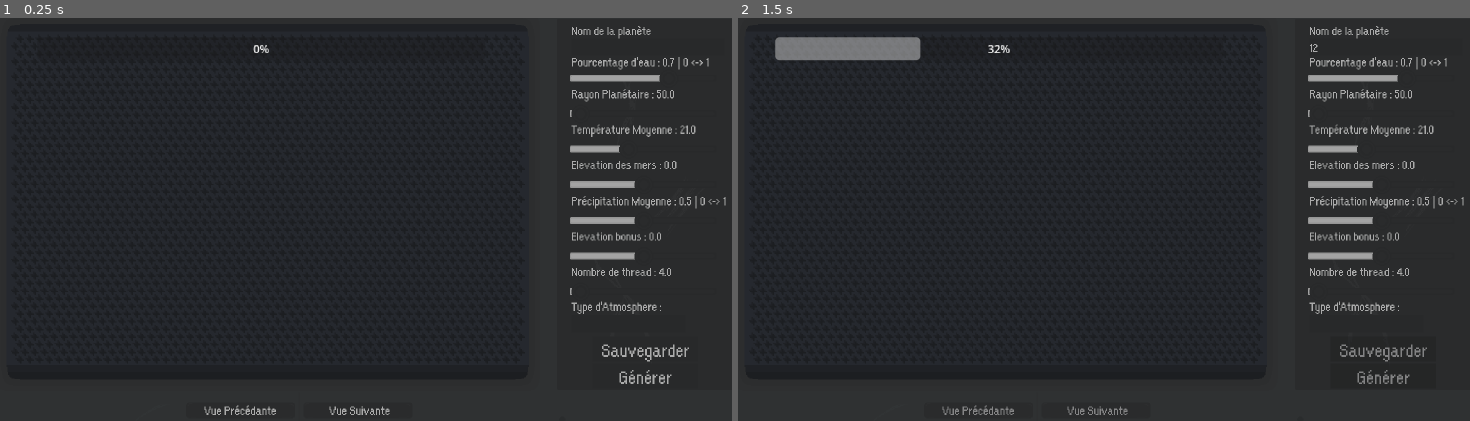
Above: before the commit, frames 1-2 (left to right).
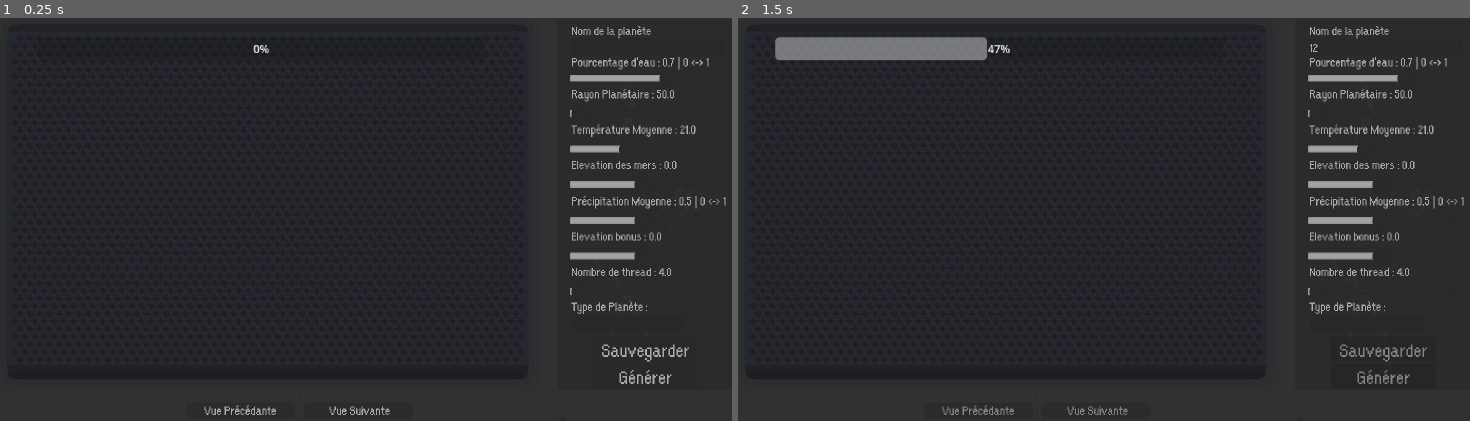
Above: after the commit, the same moments.

Repository: Jujedie/PlanetGenerator
Game: Godot game, scene res://data/scn/master.tscn
Two runs of this game, one before a commit and one after it. Both use one fixed random seed, a clock stepped at 60 frames per second and the inputs below.
Inputs (mouse positions are in pixels of both pictures, inside the frame that each line leads up to):
- Up to frame 1 (0.25 s): no input
- Up to frame 2 (1.5 s): click (1389, 46) at 0.52 s; type "12" at 0.6 s; click "Générer" at 1.25 s

The runs differ from the first frame. In frame 1, 0.1% of the frame differs, in the area x 82-91%, y 70-74%; in frame 2, 0.7%, in the area x 24-91%, y 4-74%.

Commit message:
Renommage de "typeAtmosphere" en "typePlanete" dans master.tscn et mise à jour des références dans le code. Ajout de la gestion du type de planète dans Biome.gd et master.gd. Suppression des fichiers d'images inutilisés.

Diff:
--- a/data/scn/master.tscn
+++ b/data/scn/master.tscn
@@ -343,34 +343,36 @@
 text = "Vue Précédante"
 flat = true
 
-[node name="typeAtmosphere" type="Node2D" parent="Node2D/Control"]
+[node name="typePlanete" type="Node2D" parent="Node2D/Control"]
 position = Vector2(912, 388.172)
 scale = Vector2(0.02, 0.02)
 metadata/_edit_lock_ = true
 
-[node name="ItemList" type="OptionButton" parent="Node2D/Control/typeAtmosphere"]
+[node name="ItemList" type="OptionButton" parent="Node2D/Control/typePlanete"]
 offset_right = 8205.0
 offset_bottom = 1257.0
 theme_override_styles/normal = ExtResource("4_i0hn2")
-item_count = 4
-popup/item_0/text = "NORMAL ATMOSPHERE"
+item_count = 5
+popup/item_0/text = "Habitable"
 popup/item_0/id = 0
-popup/item_1/text = "TOXIC ATMOSPHERE"
+popup/item_1/text = "Toxique"
 popup/item_1/id = 1
-popup/item_2/text = "ANOXIC ATMOSPHERE"
+popup/item_2/text = "Volcanique"
 popup/item_2/id = 2
-popup/item_3/text = "NO ATMOSPHERE"
-popup/item_3/id = 3
+popup/item_3/text = "Morte"
+popup/item_3/id = 4
+popup/item_4/text = "Sans Atmosphère"
+popup/item_4/id = 3
 metadata/_edit_use_anchors_ = true
 
-[node name="Label" type="Label" parent="Node2D/Control/typeAtmosphere"]
+[node name="Label" type="Label" parent="Node2D/Control/typePlanete"]
 offset_left = 3.9987
 offset_top = -1280.5
 offset_right = 8174.0
 offset_bottom = -80.5012
 theme = ExtResource("5_e2i44")
 theme_override_colors/font_color = Color(0.67069, 0.67069, 0.67069, 1)
-text = "Type d'Atmosphere :"
+text = "Type de Planète :"
 metadata/_edit_use_anchors_ = true
 metadata/_edit_lock_ = true
 
--- a/src/Biome.gd
+++ b/src/Biome.gd
@@ -12,8 +12,9 @@
 var interval_precipitation: Array[float]
 var interval_elevation    : Array[int]
 var water_need			  : bool
+var type_planete          : Array
 
-func _init(nom_param: String, couleur_param: Color, couleur_vegetation_param: Color, interval_temp_param: Array[int], interval_precipitation_param: Array[float], interval_elevation_param: Array[int], water_need_param: bool):
+func _init(nom_param: String, couleur_param: Color, couleur_vegetation_param: Color, interval_temp_param: Array[int], interval_precipitation_param: Array[float], interval_elevation_param: Array[int], water_need_param: bool, type_planete_param: Array = [0]):
 	self.nom     = nom_param
 	self.couleur = couleur_param
 	self.couleur_vegetation = couleur_vegetation_param
@@ -22,6 +23,7 @@
 	self.interval_precipitation = interval_precipitation_param
 	self.interval_elevation     = interval_elevation_param
 	self.water_need             = water_need_param
+	self.type_planete           = type_planete_param
 
 func get_interval_elevation() ->  Array[int]:
 	return self.interval_elevation
@@ -37,6 +39,8 @@
 	return self.couleur
 func get_couleur_vegetation() -> Color:
 	return self.couleur_vegetation
+func get_type_planete() -> Array:
+	return self.type_planete
 
 func set_interval_elevation(interval_elevation: Array[int]):
 	self.interval_elevation = interval_elevation
@@ -52,3 +56,5 @@
 	self.couleur = couleur
 func set_couleur_vegetation(couleur_vegetation: Color):
 	self.couleur_vegetation = couleur_vegetation
+func set_type_planete(type_planete: Array):
+	self.type_planete = type_planete
--- a/src/master.gd
+++ b/src/master.gd
@@ -96,18 +96,18 @@
 	print("\nElevation bonus : "+str(sldElevation.value))
 	var sldThread = $Node2D/Control/sldThread
 	print("\nNombre de thread : "+str(sldThread.value))
-	var typeAtmosphere = $Node2D/Control/typeAtmosphere/ItemList
-	print("\nType d'atmosphère : "+typeAtmosphere.get_item_text(typeAtmosphere.get_selected_id()))
+	var typePlanete = $Node2D/Control/typePlanete/ItemList
+	print("\nType d'atmosphère : "+typePlanete.get_item_text(typePlanete.get_selected_id()))
 
-	if typeAtmosphere.get_selected_id() == -1:
-		typeAtmosphere.select(0)
+	if typePlanete.get_selected_id() == -1:
+		typePlanete.select(0)
 
 	maps      = []
 	map_index = 0
 
 	var renderProgress = $Node2D/Control/renderProgress
 
-	planetGenerator = PlanetGenerator.new(nom.text, sldRayonPlanetaire.value, sldTempMoy.value, sldHautEau.value, sldPrecipitationMoy.value, sldElevation.value , sldThread.value, typeAtmosphere.get_selected_id(), renderProgress )
+	planetGenerator = PlanetGenerator.new(nom.text, sldRayonPlanetaire.value, sldTempMoy.value, sldHautEau.value, sldPrecipitationMoy.value, sldElevation.value , sldThread.value, typePlanete.get_selected_id(), renderProgress )
 
 	var echelle = 100.0 / sldRayonPlanetaire.value
 	$Node2D/Control/SubViewportContainer/SubViewport/Fond/Map.scale = Vector2(echelle, echelle)
Binary file removed: Bureau/biome_map.png
Not shown, removed: Bureau/biome_map.png.import
Binary file removed: Bureau/elevation_map.png
Not shown, removed: Bureau/elevation_map.png.import
Binary file removed: Bureau/final_map.png
Not shown, removed: Bureau/final_map.png.import
Binary file removed: Bureau/precipitation_map.png
Not shown, removed: Bureau/precipitation_map.png.import
Binary file removed: Bureau/temperature_map.png
Not shown, removed: Bureau/temperature_map.png.import
Binary file removed: Bureau/water_map.png
Not shown, removed: Bureau/water_map.png.import
